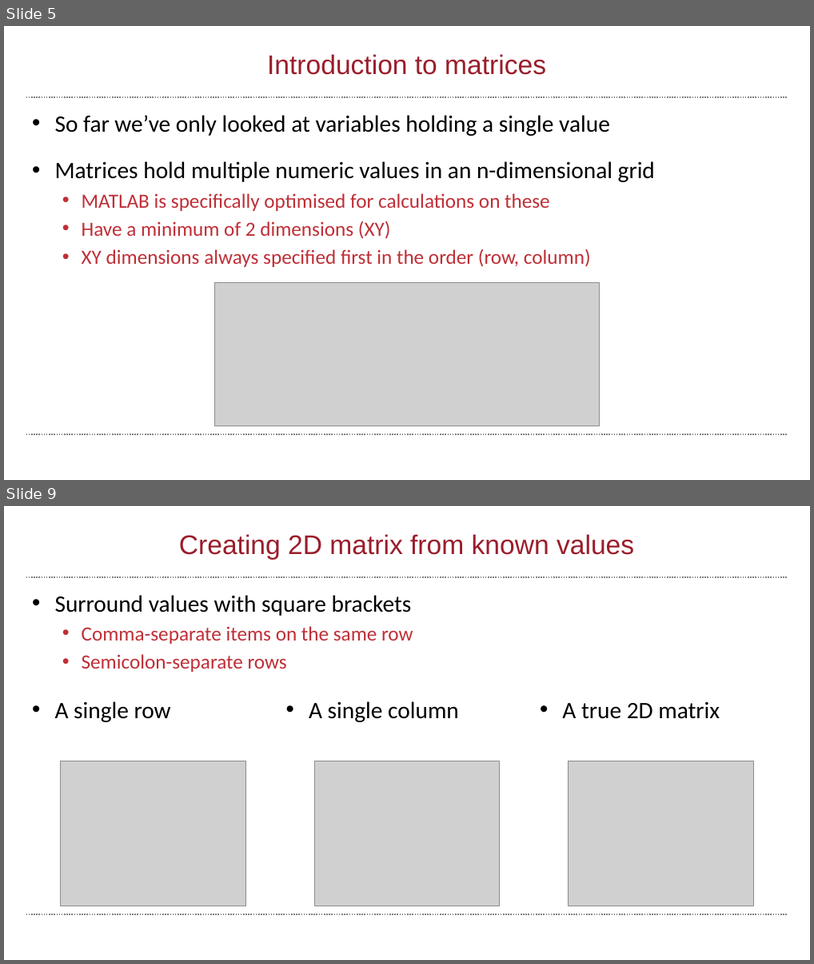
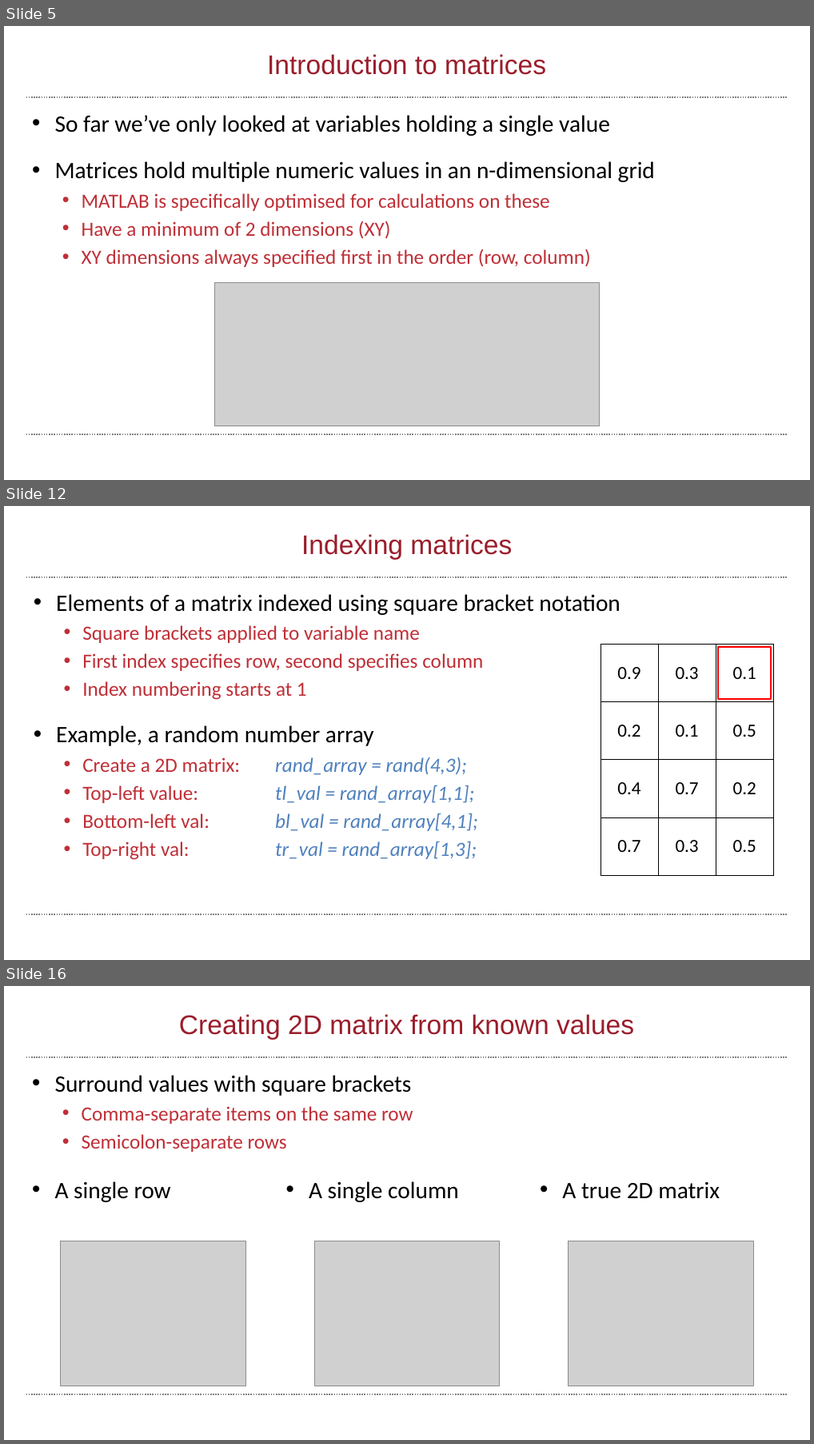
Before and after one commit to wbif-bristol/MATLAB-course, a slide deck: Session 2 - Matrices and image processing/MATLAB Session 2.pptx. Shown one above the other, each under a label of ours: slides 5 and 9 before the commit, slides 5, 12 and 16 after it; the slides between them are not shown. The pictures are 814x964 and 814x1444 pixels, drawn with LibreOffice and Linux fonts; fonts in the diff are those of the drawing; grey boxes stand for pictures; background and template pictures are left out. Boxes give left, top, right and bottom in pixels: in the first picture for what was removed or moved away, otherwise in the second. Text is boxed around its words. In the diff, an @@ line names an element or a change of style, - is before the commit and + after.

Commit message:
Added indexing to Session 2

```diff
--- a/Session 2 - Matrices and image processing/MATLAB Session 2.pptx
+++ b/Session 2 - Matrices and image processing/MATLAB Session 2.pptx
@@ slide 12 added at box(4, 506, 810, 960), background #FFFFFF; not listed: 2 template elements that a slide beside it also shows @@
@@ title added at box(302, 534, 512, 560), 32 pt, text #9A1D2B @@
+Indexing matrices
@@ text added at box(56, 594, 620, 859), 24 pt, text #BF2F37 @@
+• Elements of a matrix indexed using square bracket notation
+  • Square brackets applied to variable name
+  • First index specifies row, second specifies column
+  • Index numbering starts at 1
+• Example, a random number array
+  • Create a 2D matrix: rand_array = rand(4,3);
+  • Top-left value: tl_val = rand_array[1,1];
+  • Bottom-left val: bl_val = rand_array[4,1];
+  • Top-right val: tr_val = rand_array[1,3];
@@ table added at box(601, 644, 774, 875), 4 rows, 3 columns @@
+0.9 | 0.3 | 0.1
+0.2 | 0.1 | 0.5
+0.4 | 0.7 | 0.2
+0.7 | 0.3 | 0.5
@@ rectangle added at box(719, 647, 772, 700), outline #FF0000 2 pt @@
@@ what was slide 9 is now slide 16 @@
```
Also in this commit, not shown: 1 slide changed, 9 other slides added, 2 slides removed.
